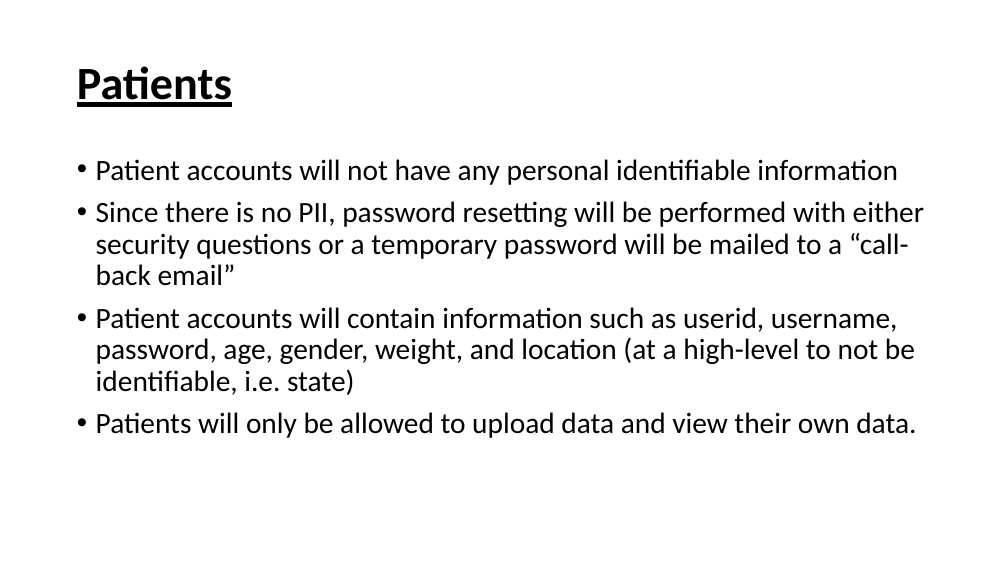
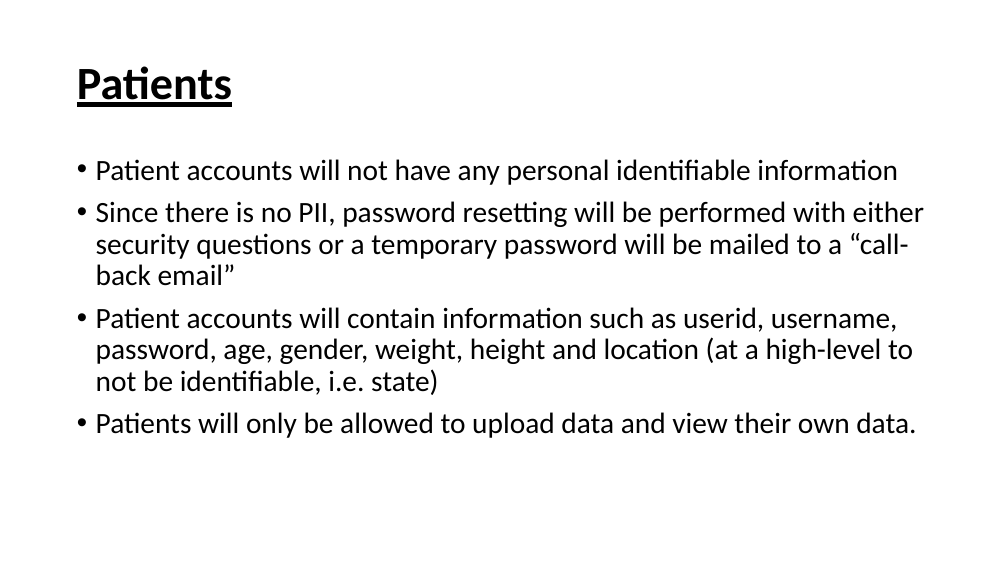
Before and after one commit to trwq63/med656, a slide deck: slide 4 of Misc/Presentation_-_User_Roles.pptx. Drawn at 1008x567 pixels with LibreOffice and Linux fonts; fonts in the diff are those of the drawing. Boxes give left, top, right and bottom in pixels: in the first picture for what was removed or moved away, otherwise in the second. Text is boxed around its words. In the diff, an @@ line names an element or a change of style, - is before the commit and + after.

Commit message:
Added height to patient information criteria
Adding height to patient information criteria for user roles
presentation

```diff
--- a/Misc/Presentation_-_User_Roles.pptx
+++ b/Misc/Presentation_-_User_Roles.pptx
@@ text at bbox=[96, 307, 913, 395]: text changed @@
-• Patient accounts will contain information such as userid, username, password, age, gender, weight, and location (at a high-level to not be identifiable, i.e. state)
+• Patient accounts will contain information such as userid, username, password, age, gender, weight, height and location (at a high-level to not be identifiable, i.e. state)
```
